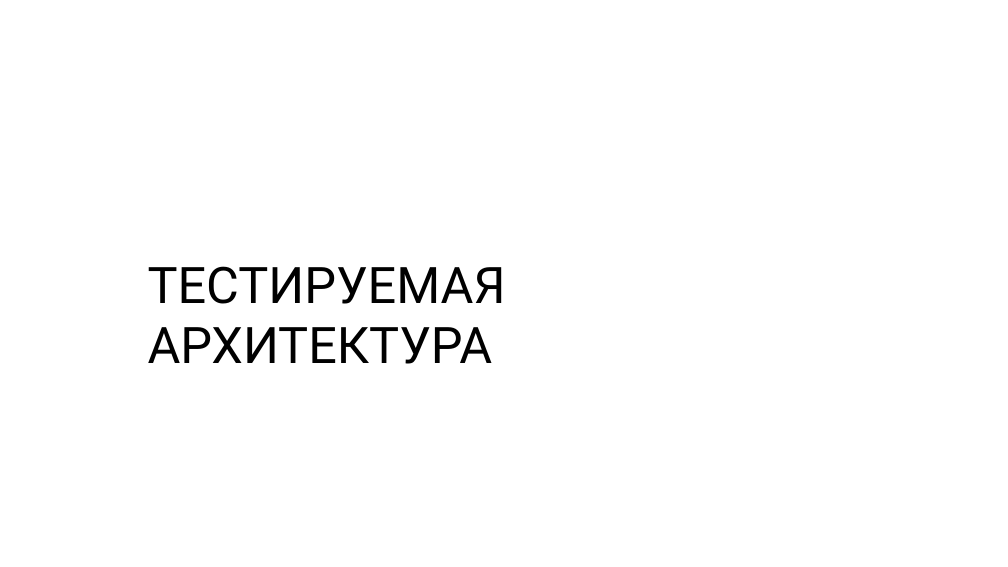
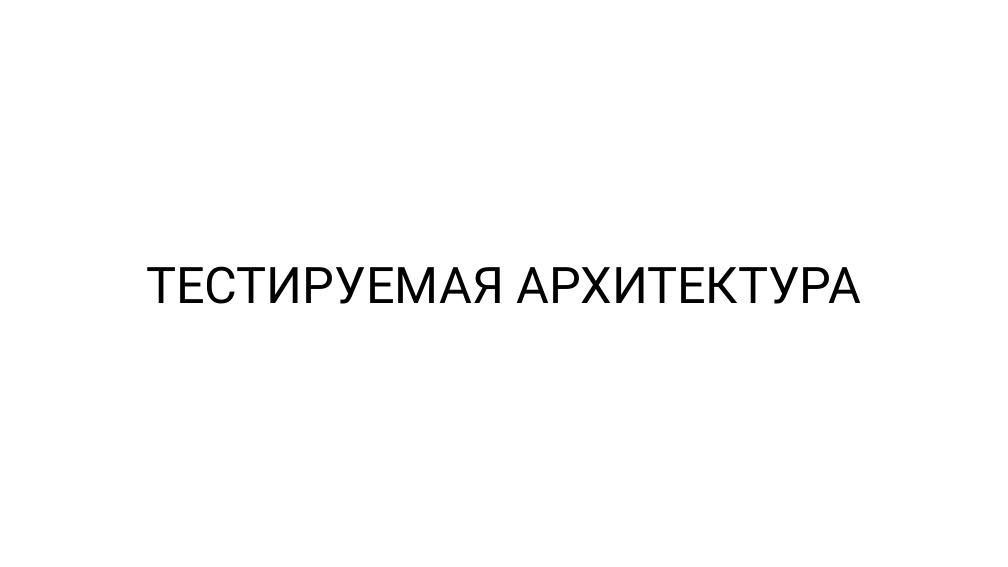
Before and after one commit to rkhaimov/brain-gym, a slide deck: slide 1 of Презентация.pptx. Drawn at 1008x567 pixels with LibreOffice and Linux fonts; fonts in the diff are those of the drawing. Boxes give left, top, right and bottom in pixels: in the first picture for what was removed or moved away, otherwise in the second. Text is boxed around its words. In the diff, an @@ line names an element or a change of style, - is before the commit and + after.

```diff
--- a/Презентация.pptx
+++ b/Презентация.pptx
@@ text "ТЕСТИРУЕМАЯ АРХИТЕКТУРА" at bbox=[146, 266, 862, 304]: alignment left to centre @@
```
Also in this commit, not shown: 8 other slides changed, 18 slides added, 8 slides removed, 1 other file.
